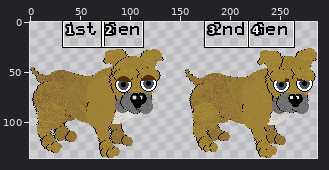
Sprite sheet -- assets/guides/breed-profiles/dogz/bulldog/bulldog-2nd-gen.png. Above: a wide view before the commit, with the close-up outlined.
Close-up. The starting point:
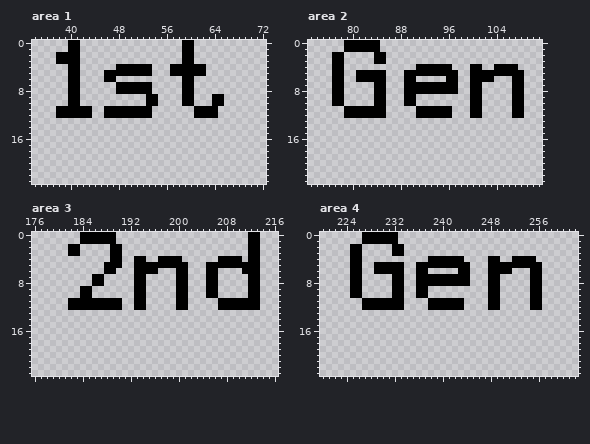
The file is 287x136 pixels. Colours within 5 levels of each other are drawn and written as one. Shown: area 1: x 34..72, y 0..23; area 2: x 73..111, y 0..23; area 3: x 176..216, y 0..23; area 4: x 220..262, y 0..23.
The same view after the edit:
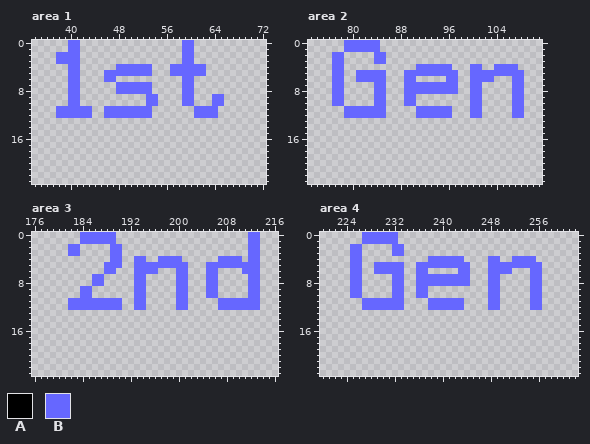
Palette (. is transparent): A #000000  B #6667ff
What changed:
--- area 1
@@ x 34..72 @@
- 0 ......AA.................AA............
- 1 ......AA.................AA............
- 2 ....AAAA.................AA............
- 3 ....AAAA.................AA............
- 4 ......AA......AAAAAA...AAAAAA..........
- 5 ......AA....AAAAAAAA...AAAAAA..........
- 6 ......AA....AA...........AA............
- 7 ......AA......AAAAAA.....AA............
- 8 ......AA......AAAAAA.....AA............
- 9 ......AA...........AA....AA...AA.......
-10 ......AA...........AA....AA...AA.......
-11 ....AAAAAA..AAAAAAAA.......AAAA........
-12 ....AAAAAA..AAAAAAAA.......AAAA........
+ 0 ......BB.................BB............
+ 1 ......BB.................BB............
+ 2 ....BBBB.................BB............
+ 3 ....BBBB.................BB............
+ 4 ......BB......BBBBBB...BBBBBB..........
+ 5 ......BB....BBBBBBBB...BBBBBB..........
+ 6 ......BB....BB...........BB............
+ 7 ......BB......BBBBBB.....BB............
+ 8 ......BB......BBBBBB.....BB............
+ 9 ......BB...........BB....BB...BB.......
+10 ......BB...........BB....BB...BB.......
+11 ....BBBBBB..BBBBBBBB.......BBBB........
+12 ....BBBBBB..BBBBBBBB.......BBBB........
 13 .......................................
--- area 2
@@ x 73..111 @@
- 0 ......AAAAAA...........................
- 1 ......AAAAAA...........................
- 2 ....AA.....AA..........................
- 3 ....AA.....AA..........................
- 4 ....AA............AAAAAA...AA..AAAA....
- 5 ....AA..AAAAA...AAAAAAAAA..AAAAAAAAA...
- 6 ....AA..AAAAA...AA.....AA..AAAA...AA...
- 7 ....AA.....AA...AAAAAAAAA..AA.....AA...
- 8 ....AA.....AA...AAAAAAAAA..AA.....AA...
- 9 ....AA.....AA...AA.........AA.....AA...
-10 ....AA.....AA...AA.........AA.....AA...
-11 ......AAAAAAA.....AAAAAA...AA.....AA...
-12 ......AAAAAAA.....AAAAAA...AA.....AA...
+ 0 ......BBBBBB...........................
+ 1 ......BBBBBB...........................
+ 2 ....BB.....BB..........................
+ 3 ....BB.....BB..........................
+ 4 ....BB............BBBBBB...BB..BBBB....
+ 5 ....BB..BBBBB...BBBBBBBBB..BBBBBBBBB...
+ 6 ....BB..BBBBB...BB.....BB..BBBB...BB...
+ 7 ....BB.....BB...BBBBBBBBB..BB.....BB...
+ 8 ....BB.....BB...BBBBBBBBB..BB.....BB...
+ 9 ....BB.....BB...BB.........BB.....BB...
+10 ....BB.....BB...BB.........BB.....BB...
+11 ......BBBBBBB.....BBBBBB...BB.....BB...
+12 ......BBBBBBB.....BBBBBB...BB.....BB...
 13 .......................................
--- area 3
@@ x 176..216 @@
- 0 ........AAAAAA......................AA...
- 1 ........AAAAAA......................AA...
- 2 ......AA.....AA.....................AA...
- 3 ......AA.....AA.....................AA...
- 4 .............AA..AA..AAAA......AAAA.AA...
- 5 ............AAA..AAAAAAAAA...AAAAAAAAA...
- 6 ............AA...AAAA...AA...AA....AAA...
- 7 ..........AA.....AA.....AA...AA.....AA...
- 8 ..........AA.....AA.....AA...AA.....AA...
- 9 ........AA.......AA.....AA...AA.....AA...
-10 ........AA.......AA.....AA...AA.....AA...
-11 ......AAAAAAAAA..AA.....AA.....AAAAAAA...
-12 ......AAAAAAAAA..AA.....AA.....AAAAAAA...
+ 0 ........BBBBBB......................BB...
+ 1 ........BBBBBB......................BB...
+ 2 ......BB.....BB.....................BB...
+ 3 ......BB.....BB.....................BB...
+ 4 .............BB..BB..BBBB......BBBB.BB...
+ 5 ............BBB..BBBBBBBBB...BBBBBBBBB...
+ 6 ............BB...BBBB...BB...BB....BBB...
+ 7 ..........BB.....BB.....BB...BB.....BB...
+ 8 ..........BB.....BB.....BB...BB.....BB...
+ 9 ........BB.......BB.....BB...BB.....BB...
+10 ........BB.......BB.....BB...BB.....BB...
+11 ......BBBBBBBBB..BB.....BB.....BBBBBBB...
+12 ......BBBBBBBBB..BB.....BB.....BBBBBBB...
 13 .........................................
--- area 4
@@ x 220..262 @@
- 0 .......AAAAAA..............................
- 1 .......AAAAAA..............................
- 2 .....AA.....AA.............................
- 3 .....AA.....AA.............................
- 4 .....AA...........AAAAAA....AA..AAAA.......
- 5 .....AA..AAAAA..AAAAAAAAA...AAAAAAAAA......
- 6 .....AA..AAAAA..AA.....AA...AAAA...AA......
- 7 .....AA.....AA..AAAAAAAAA...AA.....AA......
- 8 .....AA.....AA..AAAAAAAAA...AA.....AA......
- 9 .....AA.....AA..AA..........AA.....AA......
-10 .....AA.....AA..AA..........AA.....AA......
-11 .......AAAAAAA....AAAAAA....AA.....AA......
-12 .......AAAAAAA....AAAAAA....AA.....AA......
+ 0 .......BBBBBB..............................
+ 1 .......BBBBBB..............................
+ 2 .....BB.....BB.............................
+ 3 .....BB.....BB.............................
+ 4 .....BB...........BBBBBB....BB..BBBB.......
+ 5 .....BB..BBBBB..BBBBBBBBB...BBBBBBBBB......
+ 6 .....BB..BBBBB..BB.....BB...BBBB...BB......
+ 7 .....BB.....BB..BBBBBBBBB...BB.....BB......
+ 8 .....BB.....BB..BBBBBBBBB...BB.....BB......
+ 9 .....BB.....BB..BB..........BB.....BB......
+10 .....BB.....BB..BB..........BB.....BB......
+11 .......BBBBBBB....BBBBBB....BB.....BB......
+12 .......BBBBBBB....BBBBBB....BB.....BB......
 13 ...........................................
